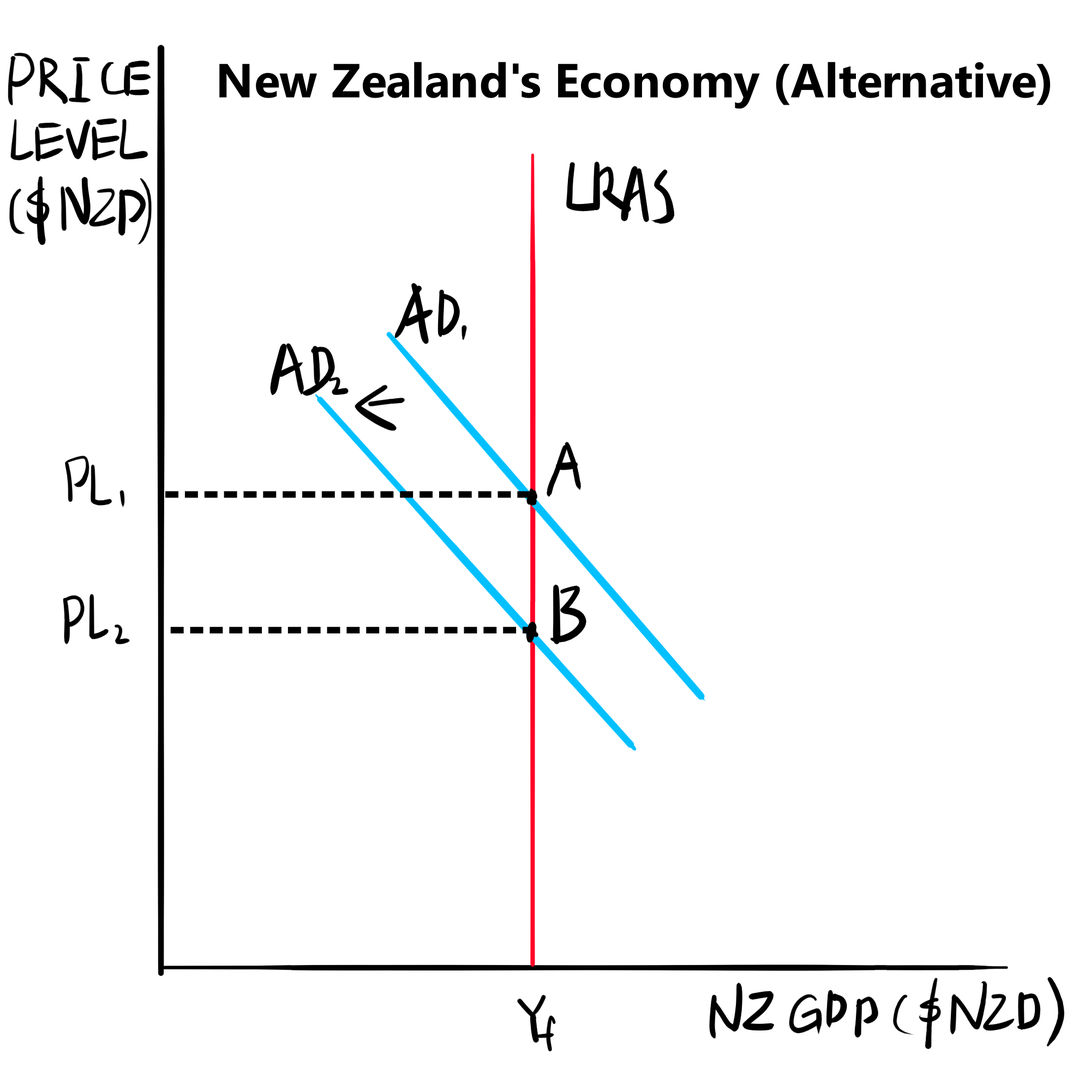
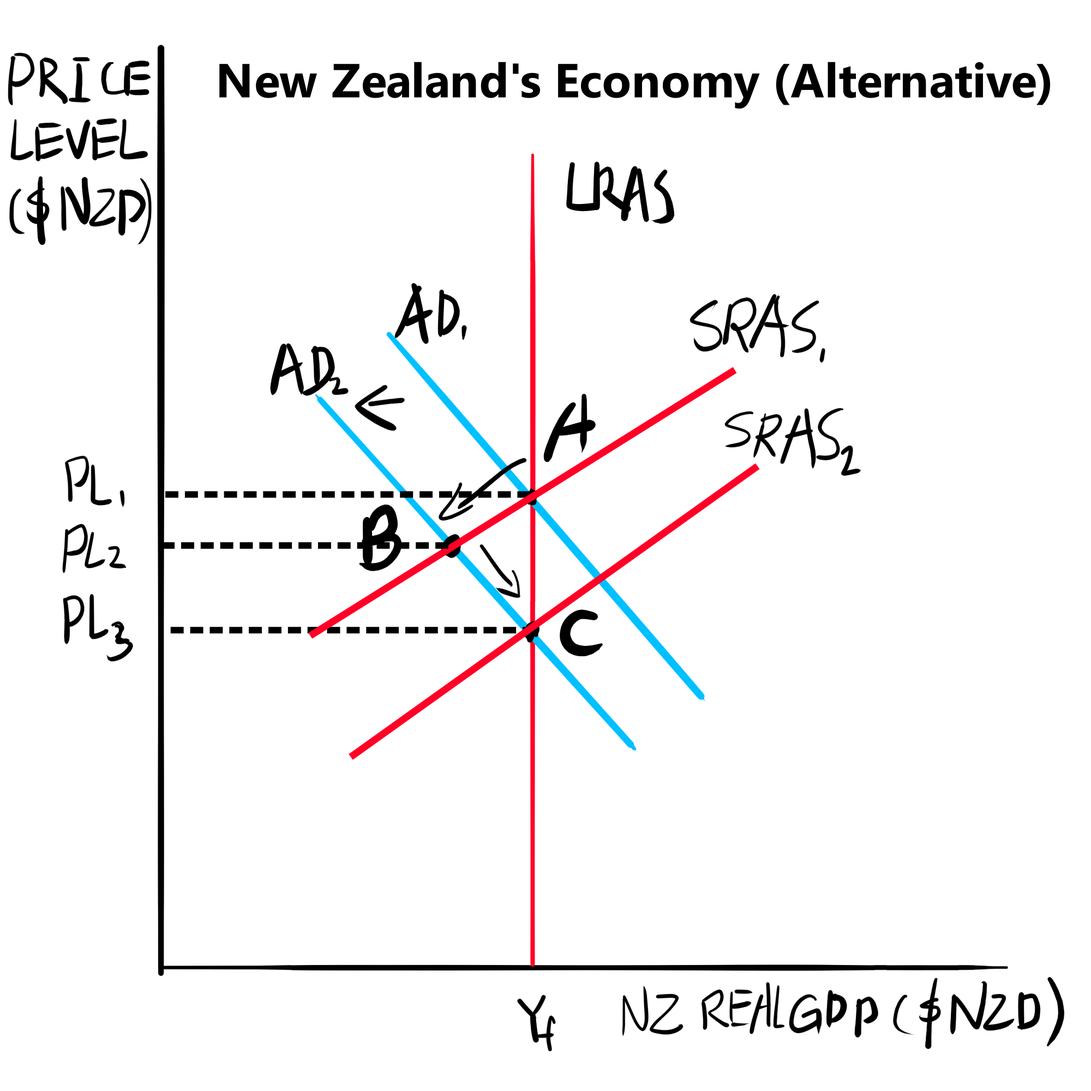
Revision of a layered 1091px x 1091px image; what changed, layer by layer:
painted on "Background" over [62, 294, 862, 1040]
